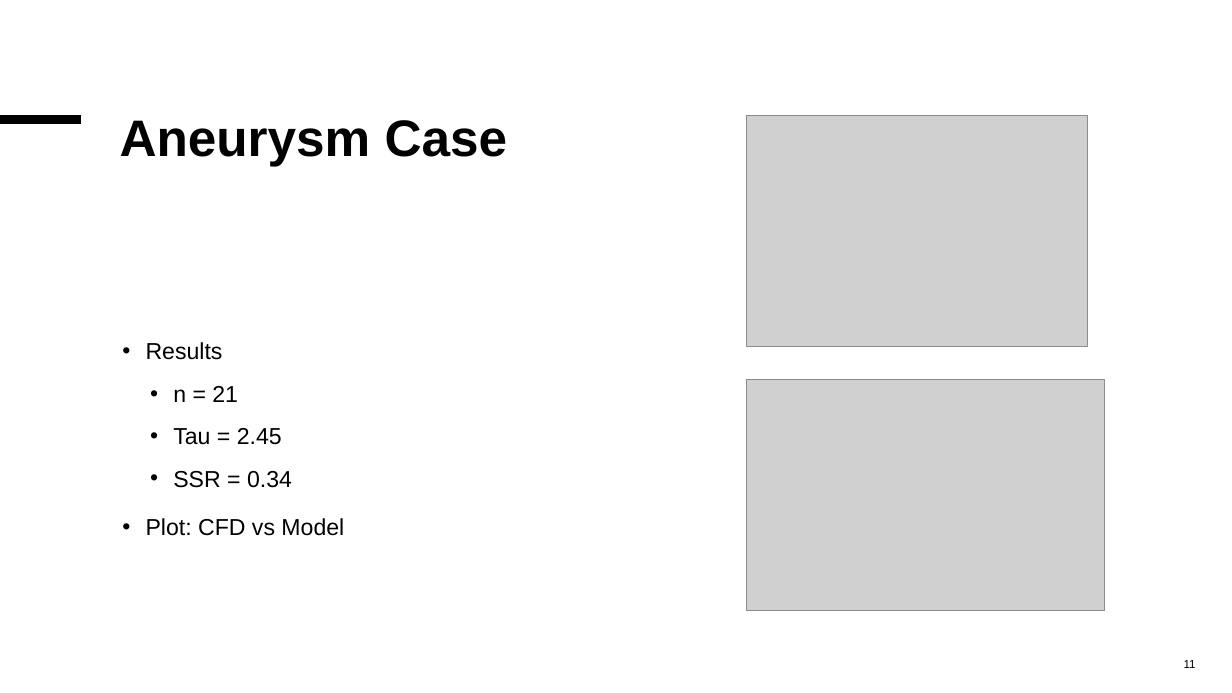
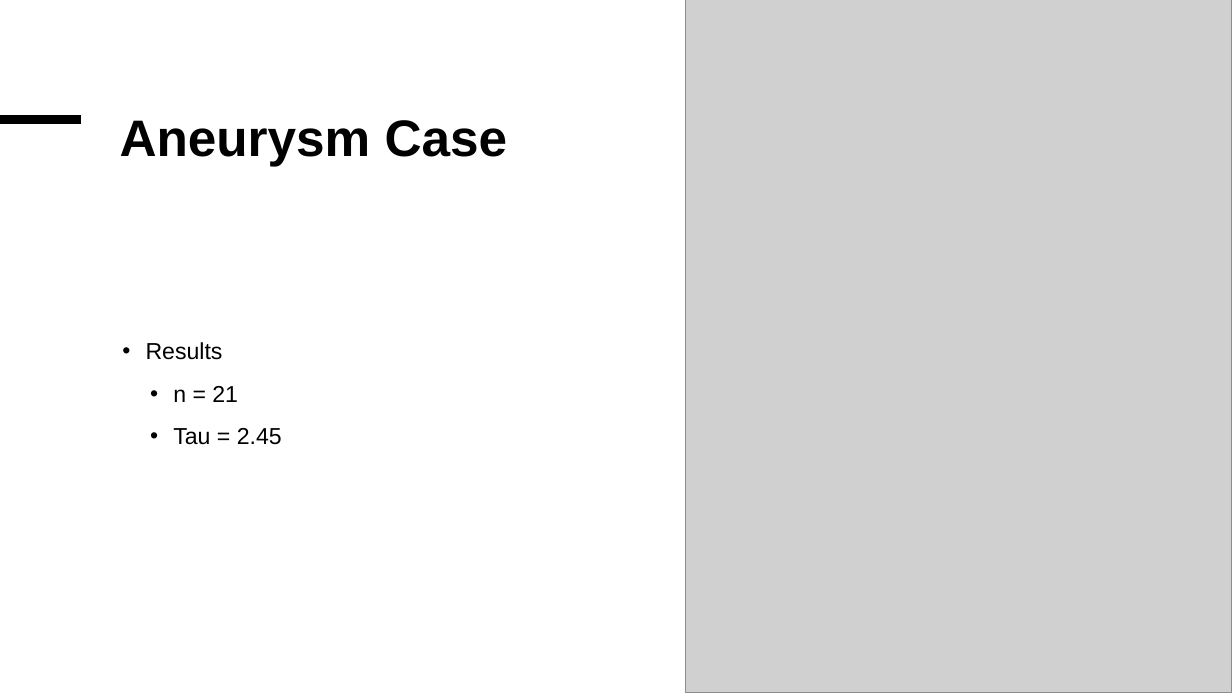
Before and after one commit to MalleBallen/Torgrim-og-Malvin-Gruppeprosjekt, a slide deck: slide 14 of project3/Project 3 Shaken (not stirred).pptx (slide 11 before the commit). Drawn at 1232x693 pixels with LibreOffice and Linux fonts; fonts in the diff are those of the drawing; grey boxes stand for pictures. Boxes give left, top, right and bottom in pixels: in the first picture for what was removed or moved away, otherwise in the second. Text is boxed around its words. In the diff, an @@ line names an element or a change of style, - is before the commit and + after.

```diff
--- a/project3/Project 3 Shaken (not stirred).pptx
+++ b/project3/Project 3 Shaken (not stirred).pptx
@@ picture added at [686,0,1232,693] @@
@@ picture removed at [747,116,1088,347] @@
@@ picture removed at [747,380,1105,611] @@
@@ text at [146,471,344,536]: paragraphs removed @@
-  • SSR = 0.34
-• Plot: CFD vs Model
@@ page number removed at [1184,660,1196,668] @@
-11
```
Also in this commit, not shown: 10 other slides changed, 4 slides added.
